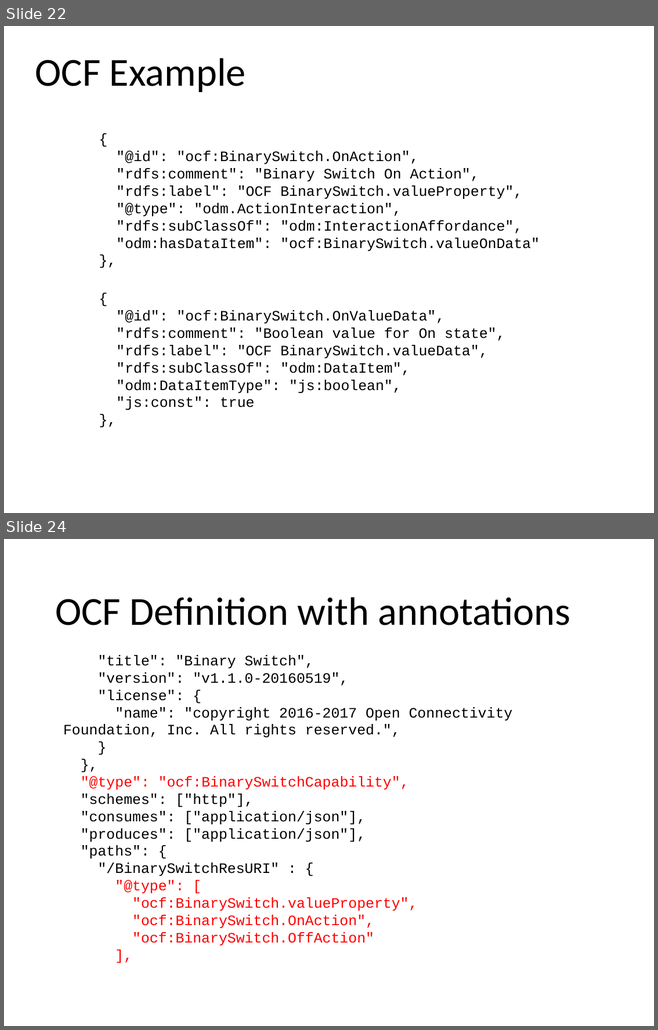
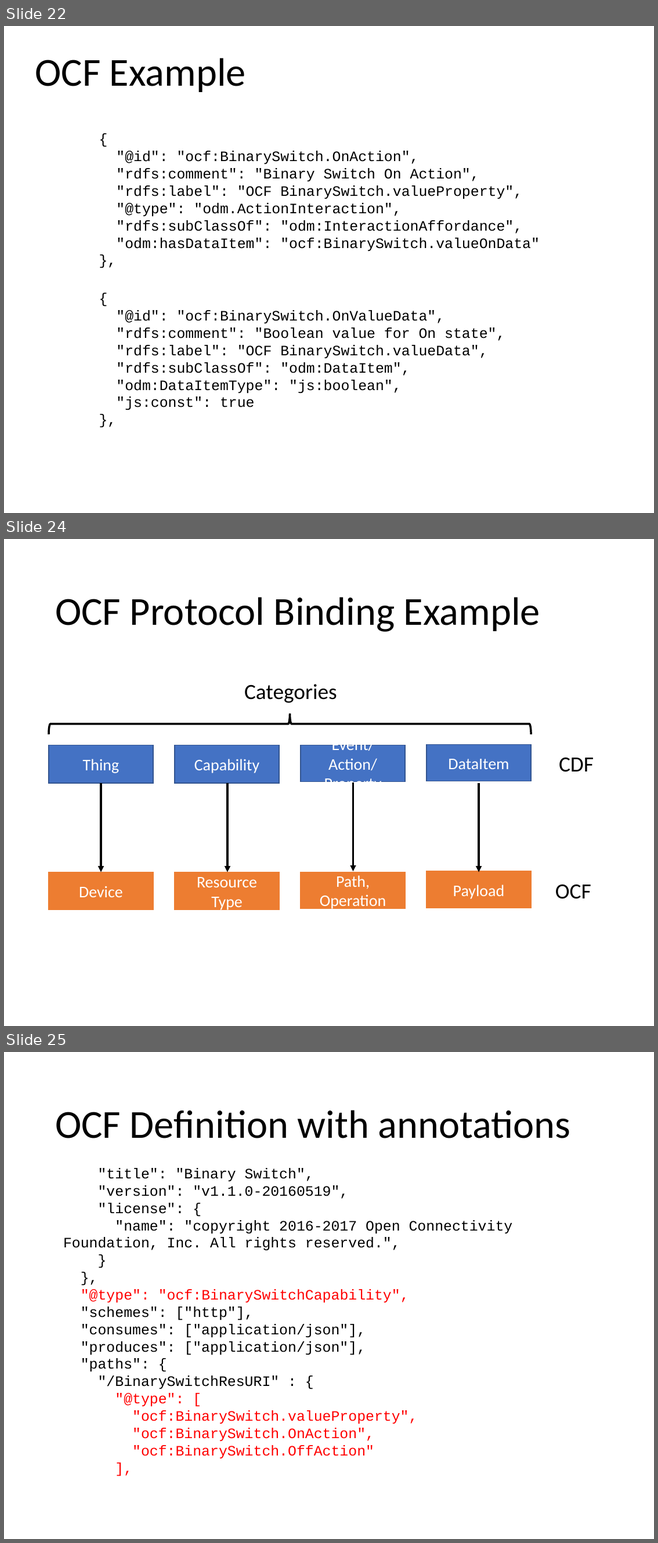
Before and after one commit to mjkoster/ODM-Examples, a slide deck: ODM-CDF.pptx. Shown one above the other, each under a label of ours: slides 22 and 24 before the commit, slides 22, 24 and 25 after it; the slides between them are not shown. The pictures are 658x1030 and 658x1543 pixels, drawn with LibreOffice and Linux fonts; fonts in the diff are those of the drawing. Boxes give left, top, right and bottom in pixels: in the first picture for what was removed or moved away, otherwise in the second. Text is boxed around its words. In the diff, an @@ line names an element or a change of style, - is before the commit and + after.

Commit message:
Update slides
Add OCF protocol binding explanation

```diff
--- a/ODM-CDF.pptx
+++ b/ODM-CDF.pptx
@@ slide 24 added at (4, 539, 654, 1026), background #FFFFFF @@
@@ title added at (55, 597, 540, 632), 44 pt, text #000000 @@
+OCF Protocol Binding Example
@@ text added at (244, 684, 337, 703), 24 pt, text #000000 @@
+Categories
@@ right brace added at (49, 714, 531, 734), outline #000000 2.25 pt @@
@@ rectangle added at (49, 745, 154, 783), fill #4472C4, outline #325491 1 pt, 18 pt, text #FFFFFF @@
+Thing
@@ rectangle added at (174, 745, 279, 783), fill #4472C4, outline #325491 1 pt, 18 pt, text #FFFFFF @@
+Capability
@@ rectangle added at (300, 745, 405, 781), fill #4472C4, outline #325491 1 pt, 18 pt, text #FFFFFF @@
+Event/Action/Property
@@ rectangle added at (426, 744, 531, 781), fill #4472C4, outline #325491 1 pt, 18 pt, text #FFFFFF @@
+DataItem
@@ text added at (558, 757, 593, 772), 24 pt, text #000000 @@
+CDF
@@ arrow added from (101, 783) to (101, 873), #000000 2.25 pt @@
@@ arrow added from (227, 783) to (227, 873), #000000 2.25 pt @@
@@ arrow added from (353, 783) to (353, 871), #000000 2.25 pt @@
@@ arrow added from (478, 783) to (478, 873), #000000 2.25 pt @@
@@ rectangle added at (49, 873, 154, 910), fill #ED7D31, outline #ED7D31 1 pt, 18 pt, text #FFFFFF @@
+Device
@@ rectangle added at (174, 873, 279, 910), fill #ED7D31, outline #ED7D31 1 pt, 18 pt, text #FFFFFF @@
+Resource Type
@@ rectangle added at (300, 873, 405, 908), fill #ED7D31, outline #ED7D31 1 pt, 18 pt, text #FFFFFF @@
+Path, Operation
@@ rectangle added at (426, 871, 531, 908), fill #ED7D31, outline #ED7D31 1 pt, 18 pt, text #FFFFFF @@
+Payload
@@ text added at (555, 884, 591, 899), 24 pt, text #000000 @@
+OCF
@@ what was slide 24 is now slide 25 @@
```
Also in this commit, not shown: 2 slides changed, 1 other file.
